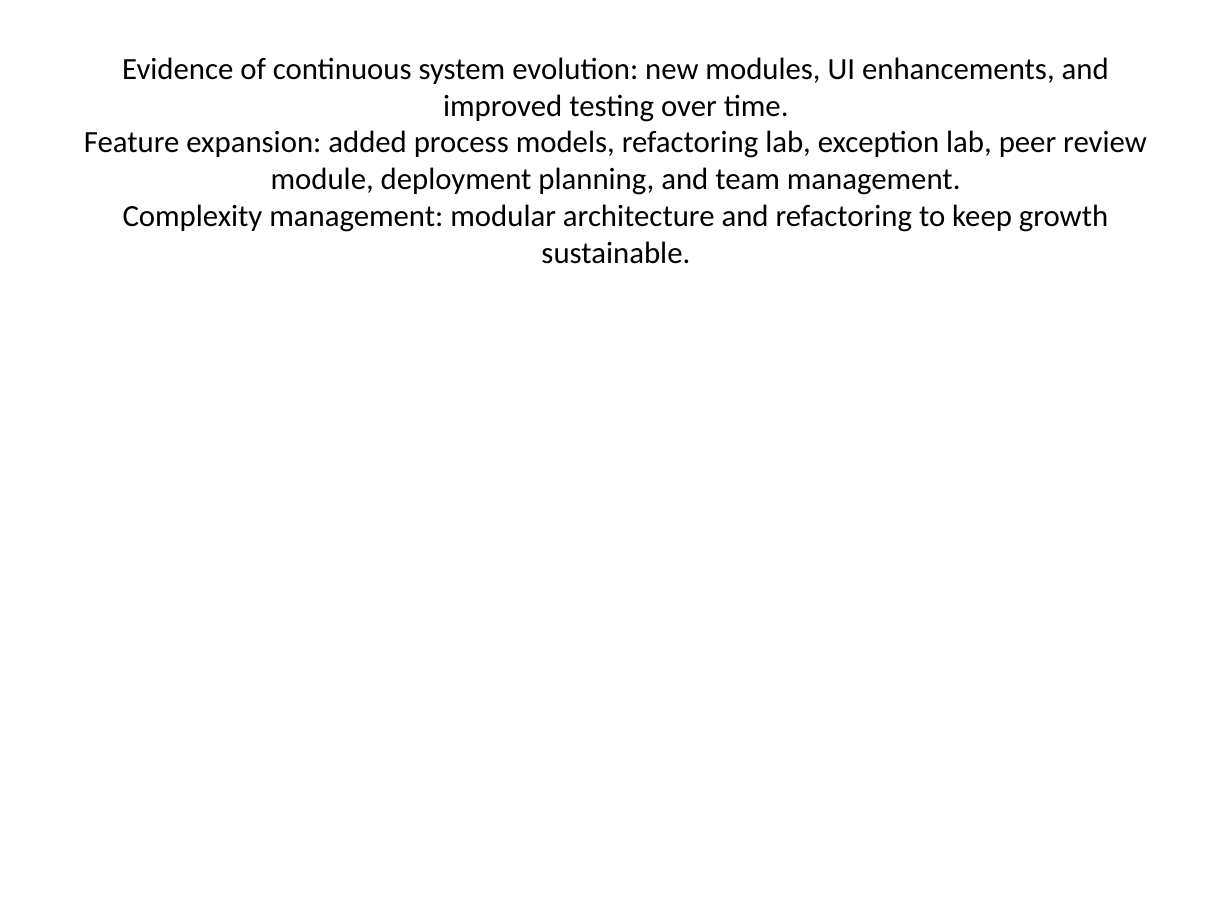
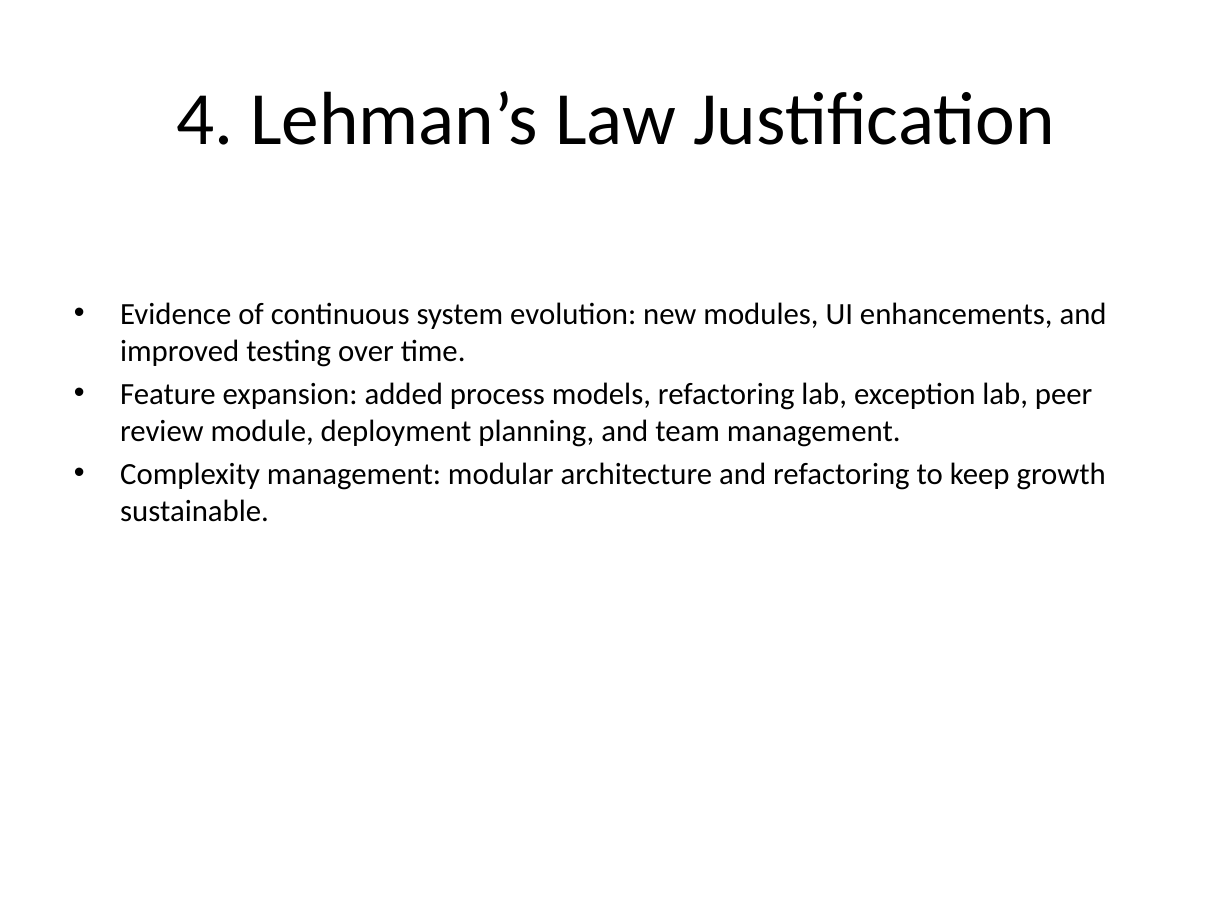
Before and after one commit to zulekhashahbaz926-source/Programming-Practice-Platform, a slide deck: slide 5 of docs/project_presentation.pptx. Drawn at 1232x924 pixels with LibreOffice and Linux fonts; fonts in the diff are those of the drawing. Boxes give left, top, right and bottom in pixels: in the first picture for what was removed or moved away, otherwise in the second. Text is boxed around its words. In the diff, an @@ line names an element or a change of style, - is before the commit and + after.

```diff
--- a/docs/project_presentation.pptx
+++ b/docs/project_presentation.pptx
@@ title at [176,91,1055,145]: text changed; size 18 to 44 pt @@
-Evidence of continuous system evolution: new modules, UI enhancements, and improved testing over time.
-Feature expansion: added process models, refactoring lab, exception lab, peer review module, deployment planning, and team management.
-Complexity management: modular architecture and refactoring to keep growth sustainable.
+4. Lehman’s Law Justification
@@ text added at [120,302,1107,522], 18 pt, text #000000 @@
+• Evidence of continuous system evolution: new modules, UI enhancements, and improved testing over time.
+• Feature expansion: added process models, refactoring lab, exception lab, peer review module, deployment planning, and team management.
+• Complexity management: modular architecture and refactoring to keep growth sustainable.
```
Also in this commit, not shown: 9 other slides changed, 1 other file.
